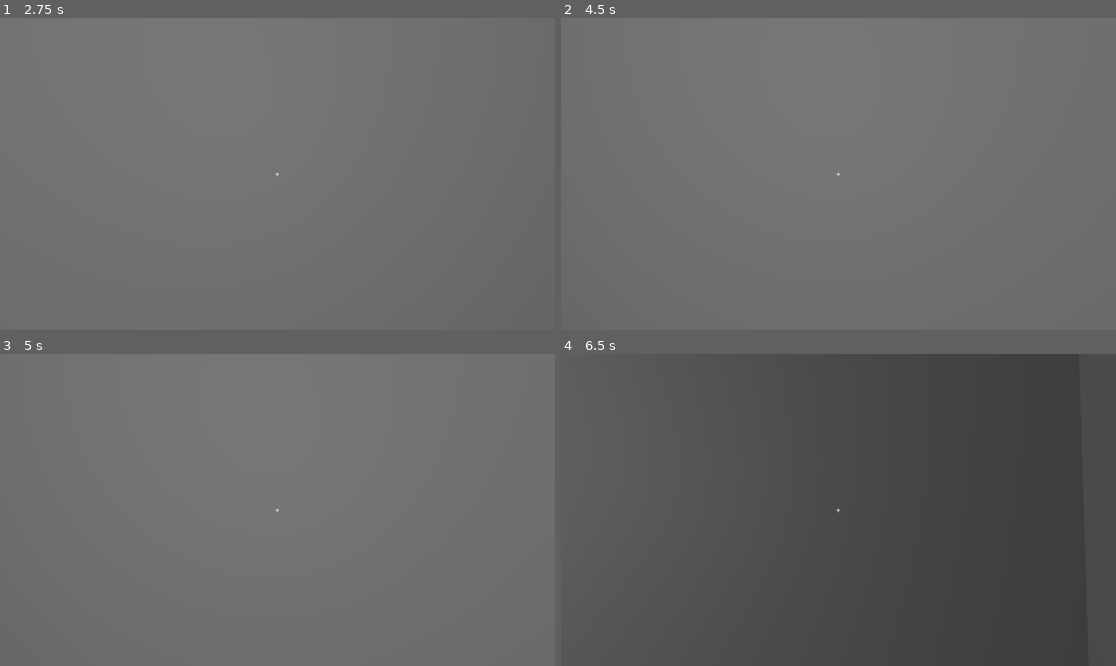
Above: before the commit, frames 1-4 (two rows, left to right).
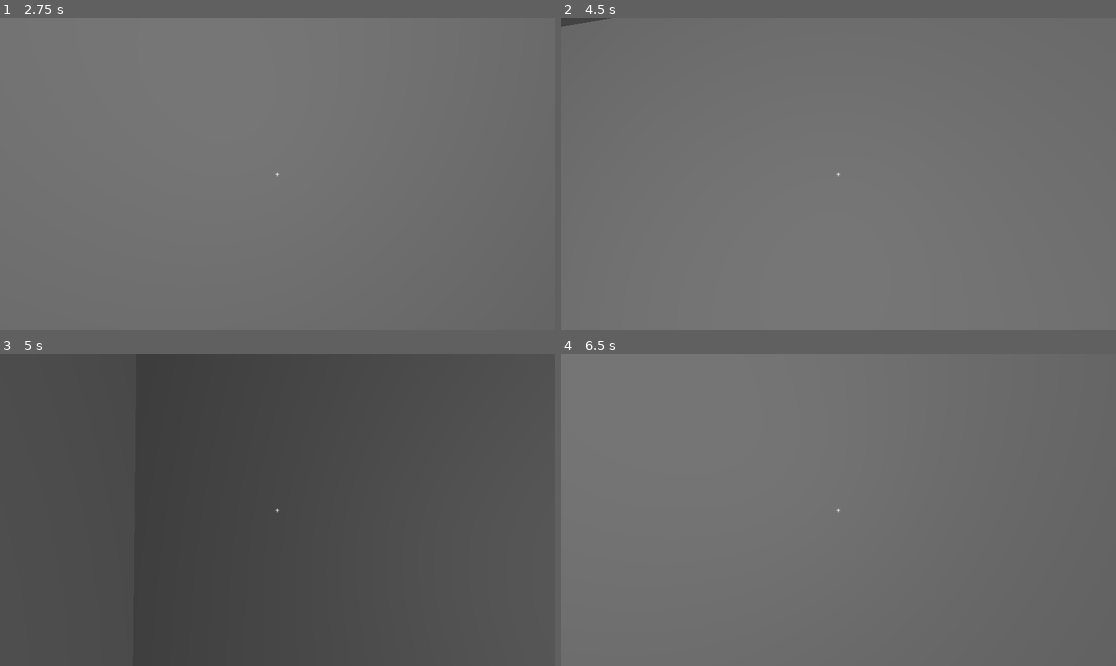
Above: after the commit, the same moments.

Repository: Sydb44/project-chimera
Game: Godot game, scene res://scenes/ship/minimal_ship.tscn
Same seed, same stepped clock (60 frames per second), same inputs: the game is played once before the commit and once after it.
Inputs (mouse positions are in pixels of both pictures, inside the frame that each line leads up to):
- Up to frame 1 (2.75 s): tap Enter at 0.5, 2 s; move the mouse to (305, 174) at 0.52 s; hold W (forward) from 0.53 s (still down); tap E (interact) at 0.6, 2.1 s; tap Space (thrust_up) at 1.25 s; move the mouse to (249, 174) at 1.27 s; tap G (toggle_flight) at 1.35 s; move the mouse to (288, 167) at 2.02 s
- Up to frame 2 (4.5 s): keep holding W (forward); tap Space (thrust_up) at 2.75, 4.25 s; move the mouse to (832, 180) at 2.77 s; tap G (toggle_flight) at 2.85, 4.35 s; tap Enter at 3.5 s; move the mouse to (877, 177) at 3.52 s; tap E (interact) at 3.6 s; move the mouse to (794, 170) at 4.27 s
- Up to frame 3 (5 s): keep holding W (forward)
- Up to frame 4 (6.5 s): move the mouse to (844, 510) at 5.02 s; tap E (interact) at 5.1 s; move the mouse to (816, 503) at 5.77 s; release W (forward) at 5.78 s; hold D (right) from 5.78 s (still down); tap G (toggle_flight) at 5.85 s

Frame 1 is identical in both runs. In frame 2, 0.1% of the frame differs, in the area x 0-10%, y 0-3%; in frame 3, 95%, in the area x 0-100%, y 0-100%; in frame 4, 93%.

Commit message:
fix(flight): remove type annotations causing parse errors
- Remove PhaseFieldProjector type annotations from FlightController
- Use generic Array type for phase_field_projectors
- Fix script instantiation using Node3D.new() and set_script()
- Resolve all remaining parse errors in flight system

Co-Authored-By: ufozn123@gmail.com <ufozn123@gmail.com>

Diff:
--- a/scripts/ship/ship.gd
+++ b/scripts/ship/ship.gd
@@ -9,7 +9,9 @@
 
 	# Create flight controller
 	var flight_controller_script = load("res://scripts/systems/flight_controller.gd")
-	var flight_controller = flight_controller_script.new()
+	var flight_controller = Node3D.new()
+	flight_controller.set_script(flight_controller_script)
+	flight_controller.name = "FlightController"
 	add_child(flight_controller)
 
 	_register_components()
--- a/scripts/systems/flight_controller.gd
+++ b/scripts/systems/flight_controller.gd
@@ -2,7 +2,7 @@
 extends Node3D
 
 @export var player_controller: CharacterBody3D
-@export var phase_field_projectors: Array[PhaseFieldProjector] = []
+@export var phase_field_projectors: Array = []
 @export var flight_mode_enabled: bool = false
 
 var flight_velocity: Vector3 = Vector3.ZERO
@@ -58,9 +58,9 @@
 func _calculate_rotational_power() -> float:
 	return _calculate_total_thrust() * 0.1
 
-func register_projector(projector: PhaseFieldProjector):
+func register_projector(projector):
 	if projector and not projector in phase_field_projectors:
 		phase_field_projectors.append(projector)
 
-func unregister_projector(projector: PhaseFieldProjector):
+func unregister_projector(projector):
 	phase_field_projectors.erase(projector)
